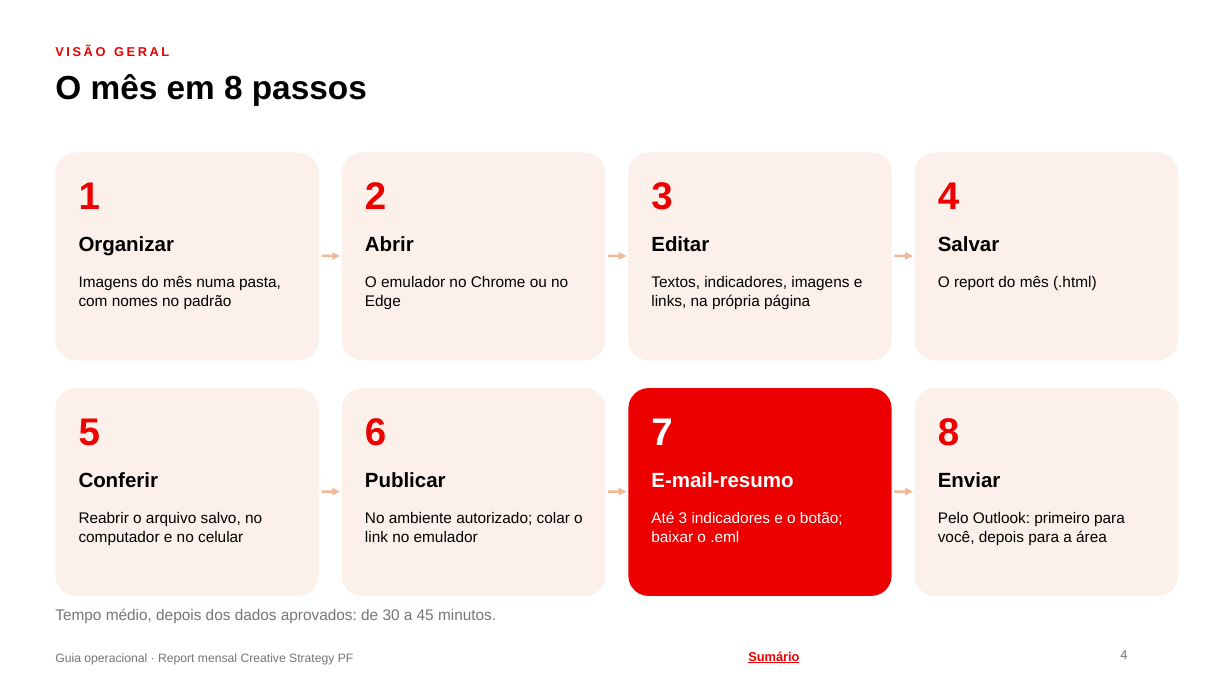
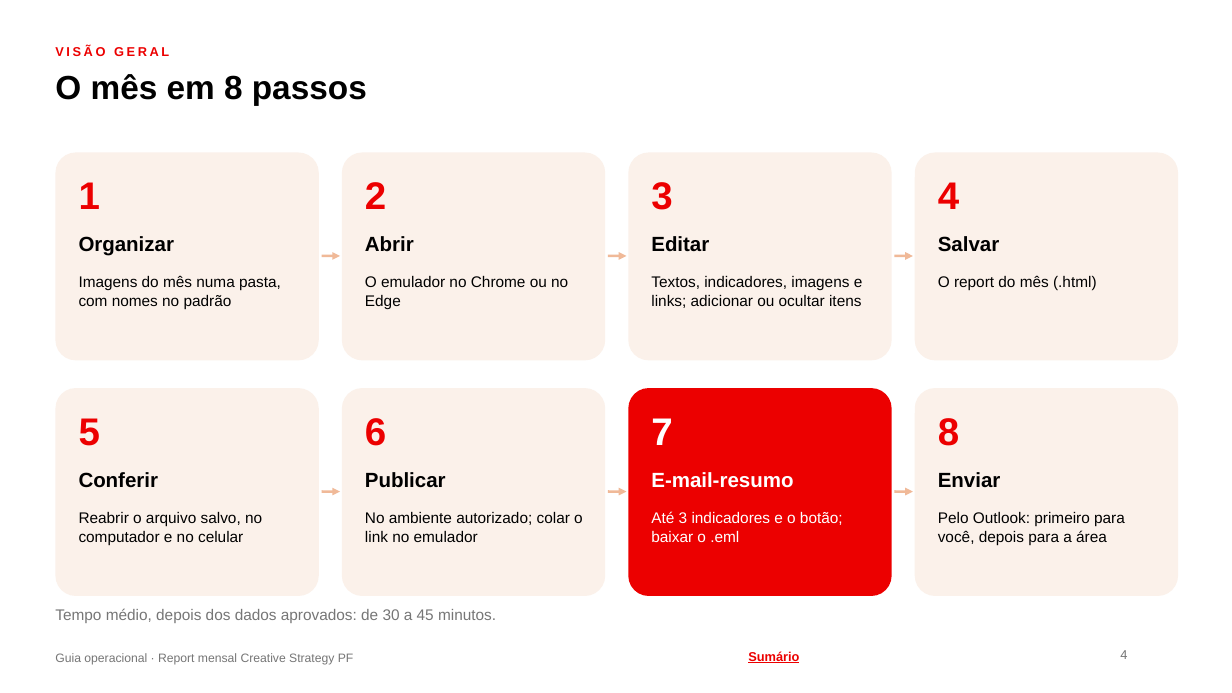
Before and after one commit to fabrizzioriccelli/report_mensal_st, a slide deck: slide 4 of kit/guia-operacional.pptx. Drawn at 1232x693 pixels with LibreOffice and Linux fonts; fonts in the diff are those of the drawing; background and template pictures are left out. Boxes give left, top, right and bottom in pixels: in the first picture for what was removed or moved away, otherwise in the second. Text is boxed around its words. In the diff, an @@ line names an element or a change of style, - is before the commit and + after.

```diff
--- a/kit/guia-operacional.pptx
+++ b/kit/guia-operacional.pptx
@@ text at <box>651,276,863,308</box>: text changed @@
-Textos, indicadores, imagens e links, na própria página
+Textos, indicadores, imagens e links; adicionar ou ocultar itens
```
Also in this commit, not shown: 4 other slides changed, 4 other files.
